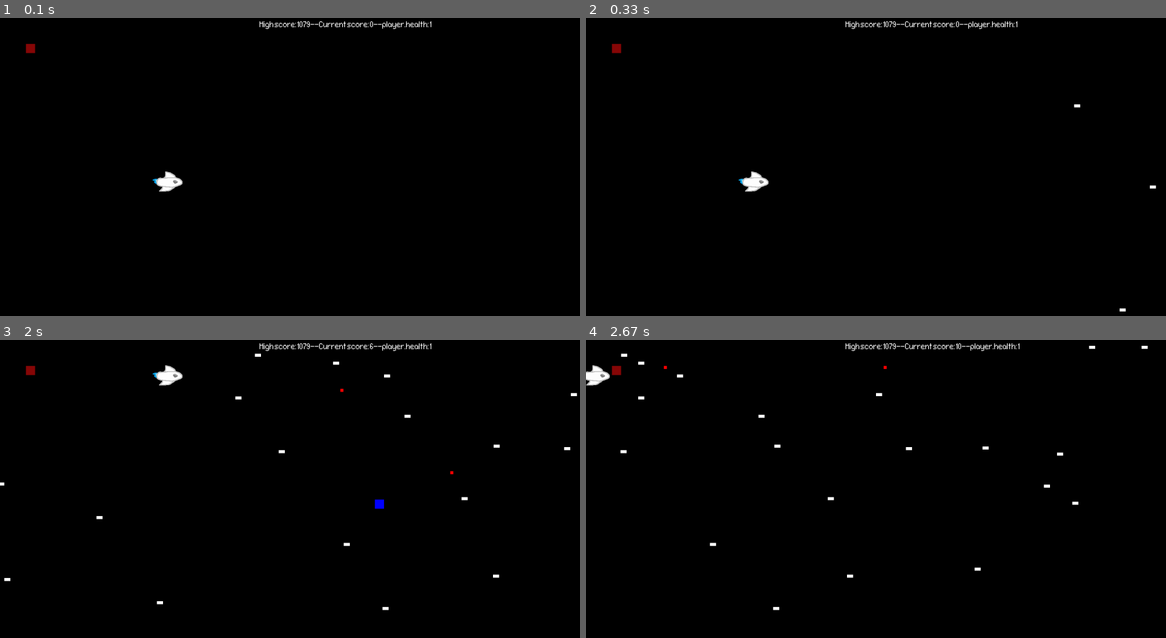
Above: before the commit, frames 1-4 (two rows, left to right).
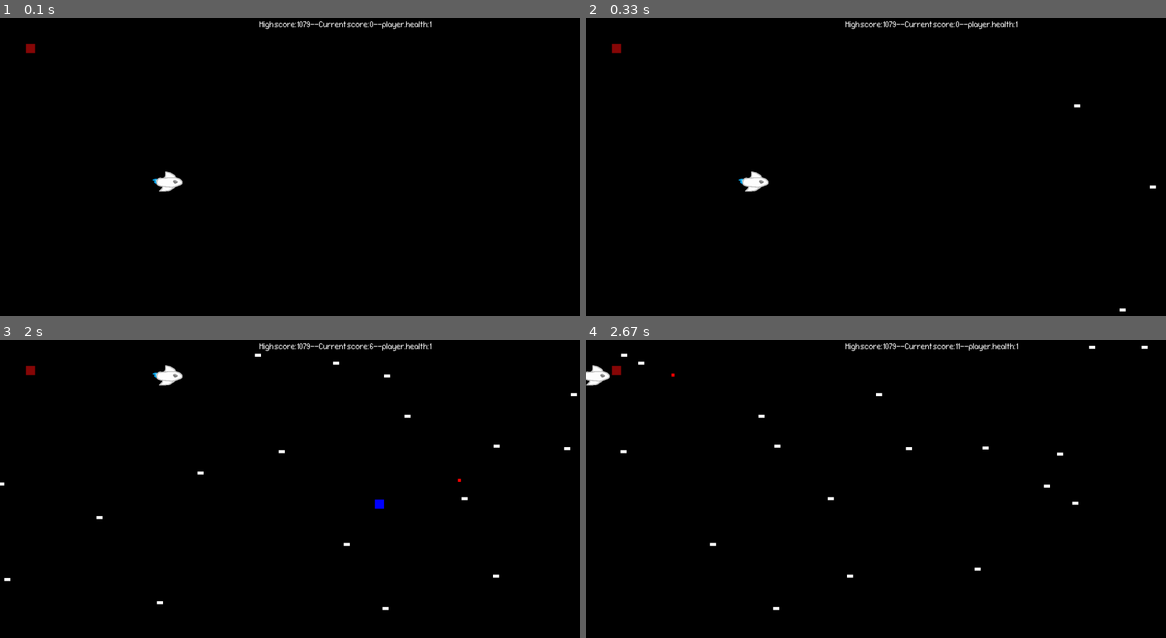
Above: after the commit, the same moments.

Repository: freshJester/pygame-prototypes
Game: pygame game, started from space_game_ver2_with_armor.py
The game is run twice, just before and just after one commit, with the same random seed, the same clock (stepped at 60 frames per second) and the same inputs.
Inputs:
- Up to frame 1 (0.1 s): no input
- Up to frame 2 (0.33 s): no input
- Up to frame 3 (2 s): tap Space at 0.33, 1.23, 1.53 s; hold W 1.17-1.63 s
- Up to frame 4 (2.67 s): hold A from 2.17 s (still down); tap Space at 2.23, 2.53 s

Frames 1-2 are identical in both runs. In frame 3, less than 0.1% of the frame differs, in the area x 34-80%, y 16-48%; in frame 4, 0.2%, in the area x 9-75%, y 1-21%.

Commit message:
Fixed Projectile/Enemey collision issue and centered spawn point of projectiles

Diff:
--- a/space_game_ver2_with_armor.py
+++ b/space_game_ver2_with_armor.py
@@ -113,7 +113,6 @@
             self.kill()
         # check if the enemy has hit a projectile
         if pygame.sprite.spritecollideany(self, projectiles):
-            self.kill()
             score += 1
 
 
@@ -153,15 +152,13 @@
         self.surf.fill((255,0,0)) # red
         self.speed = 20
         self.rect = self.surf.get_rect(
-            center = (player_pos_x + 60,
-                      player_pos_y + 10)
+            center = (player_pos_x + 85,
+                      player_pos_y + 35)
         )
 
     def update(self):
         self.rect.move_ip(self.speed, 0)
         if self.rect.left > SCREEN_WIDTH:
-            self.kill()
-        if pygame.sprite.spritecollideany(self, enemies):
             self.kill()
 
 # TODO: This does not currently work
@@ -289,6 +286,9 @@
         #update projectile position
         projectiles.update()
 
+        # handles collisions between projectiles and enemies
+        pygame.sprite.groupcollide(projectiles,enemies,True, True)
+
         # Erase the previous position of the player
         screen.fill((0, 0, 0))
 
